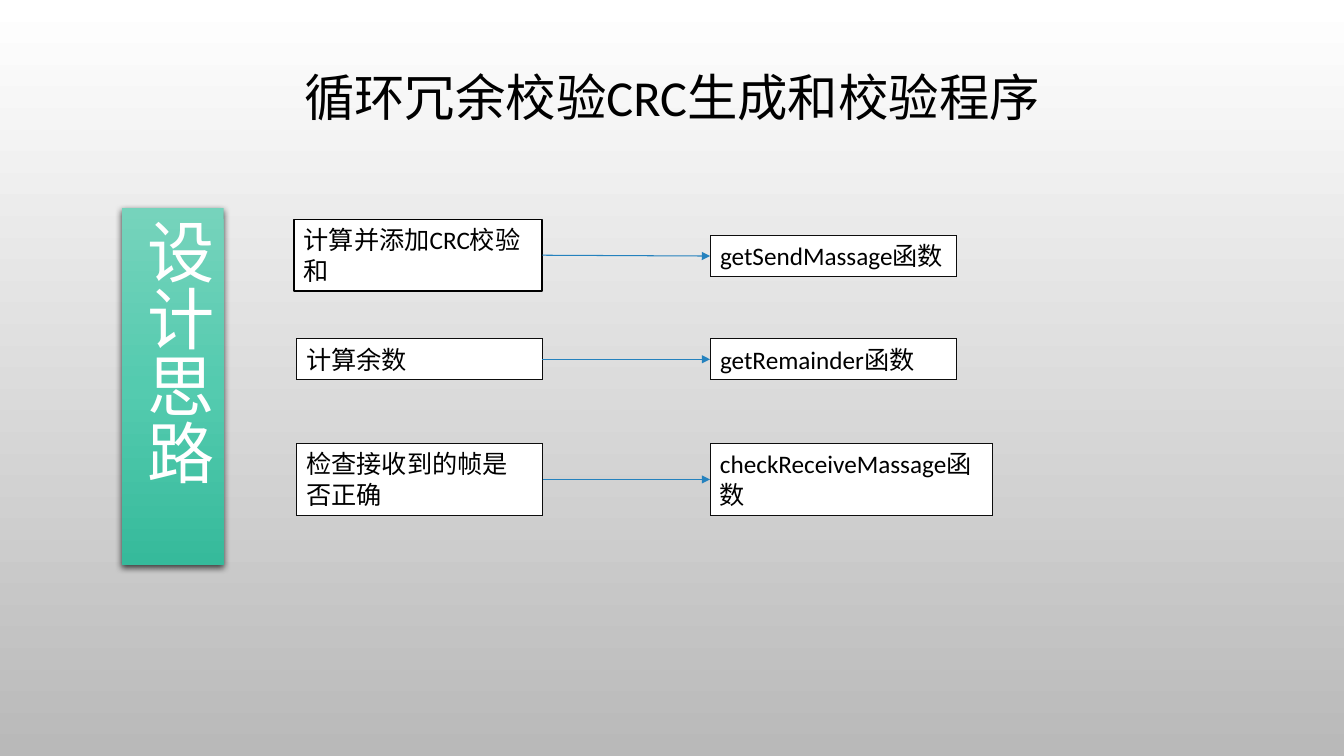
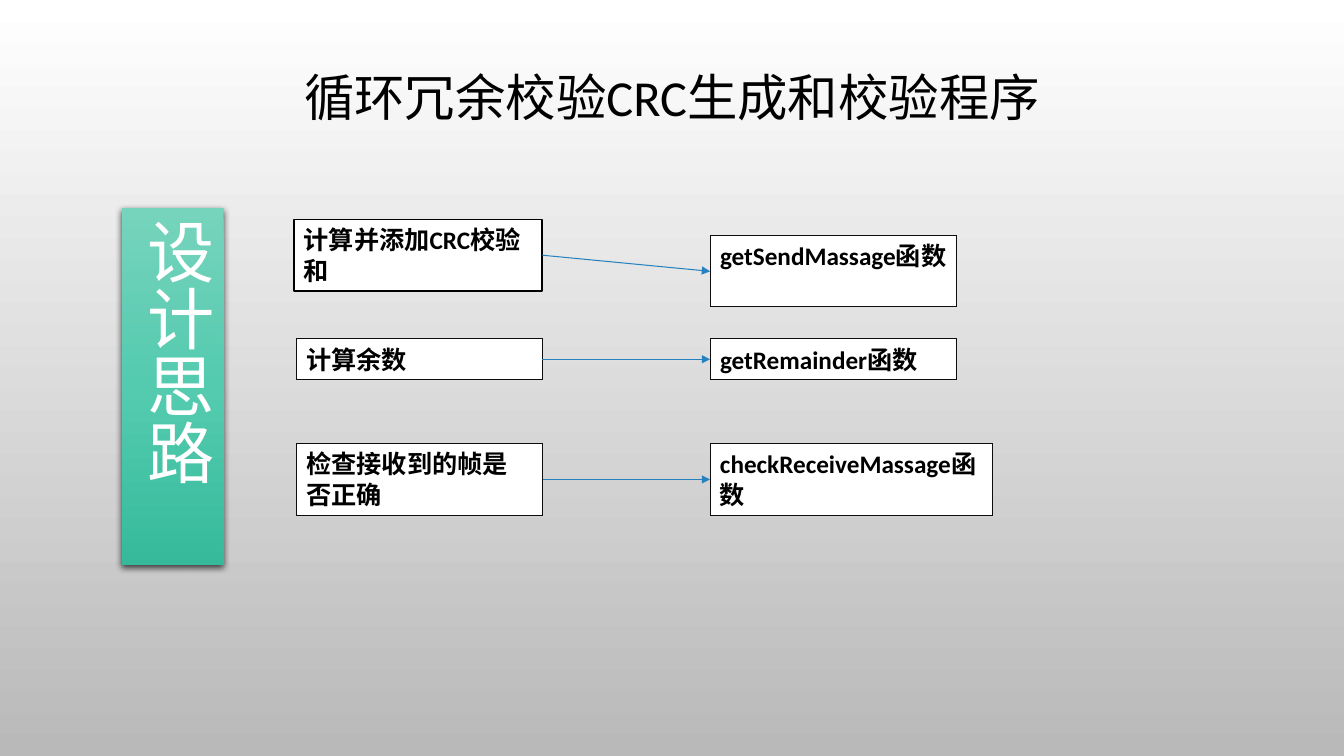
Before and after one commit to Tim-xiaofan/computer_network, a slide deck: slide 3 of python/ppt/ppt-chapter3.pptx. Drawn at 1344x756 pixels with LibreOffice and Linux fonts; fonts in the diff are those of the drawing; background and template pictures are left out. Boxes give left, top, right and bottom in pixels: in the first picture for what was removed or moved away, otherwise in the second. Text is boxed around its words. In the diff, an @@ line names an element or a change of style, - is before the commit and + after.

```diff
--- a/python/ppt/ppt-chapter3.pptx
+++ b/python/ppt/ppt-chapter3.pptx
@@ bold on in 6 elements at bbox=[293, 220, 542, 291], bbox=[710, 339, 956, 379], bbox=[296, 339, 542, 379], bbox=[296, 444, 542, 515], bbox=[710, 444, 992, 515], bbox=[710, 236, 956, 308] @@
@@ rectangle "getSendMassage函数": place and size @@
-rectangle "getSendMassage函数" at bbox=[710, 236, 956, 276]
+rectangle "getSendMassage函数" at bbox=[710, 236, 956, 308]
@@ arrow moved from (542, 255) - (710, 256) to (542, 255) - (710, 271) @@
```
Also in this commit, not shown: 9 other slides changed, 6 slides added, 5 slides removed.
